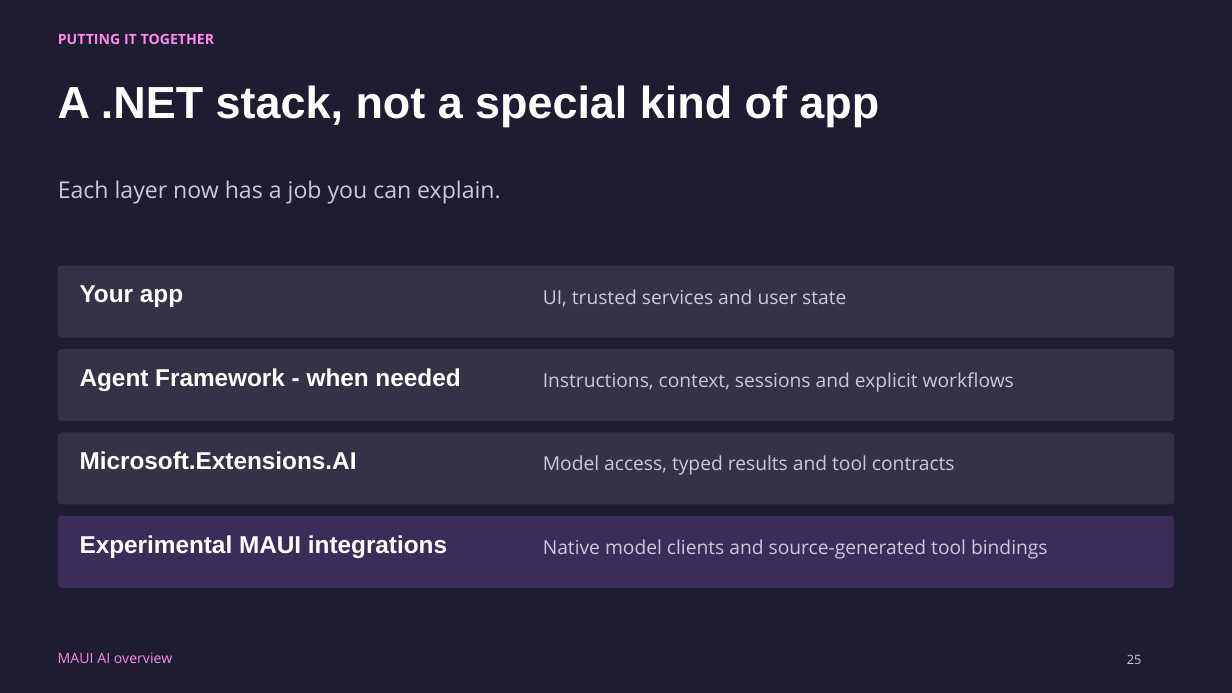
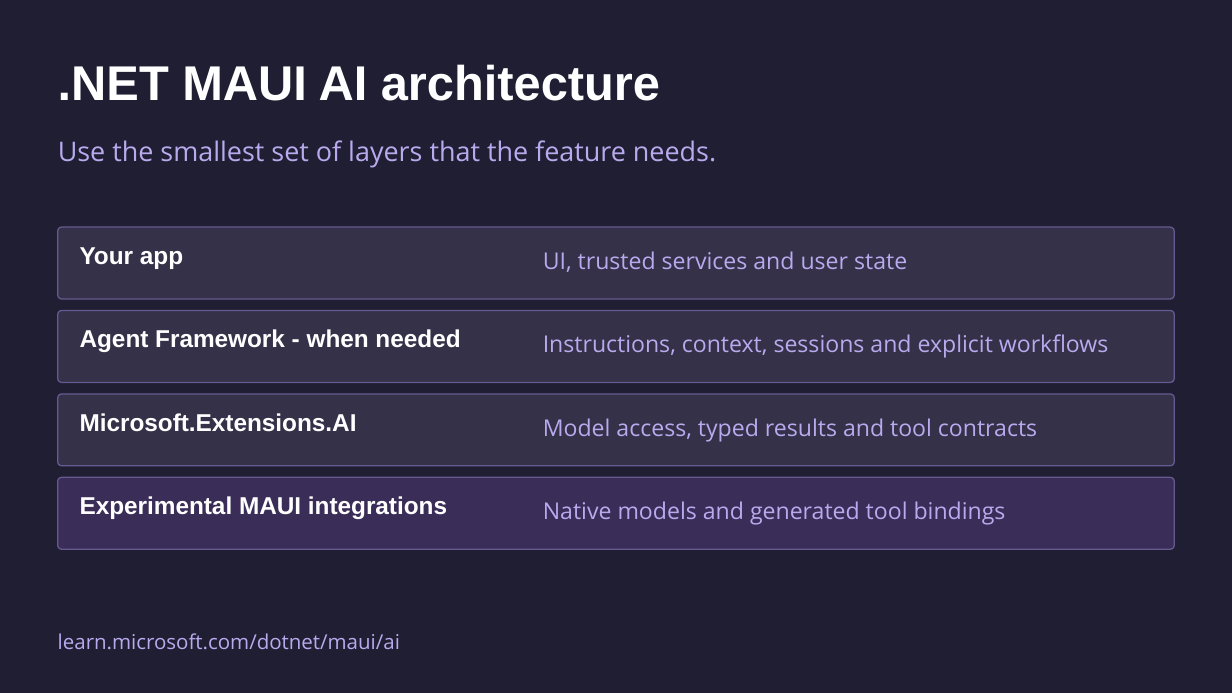
Before and after one commit to mattleibow/dotnetconf2026, a slide deck: slide 24 of slides.pptx (slide 25 before the commit). Drawn at 1232x693 pixels with LibreOffice and Linux fonts; fonts in the diff are those of the drawing. Boxes give left, top, right and bottom in pixels: in the first picture for what was removed or moved away, otherwise in the second. Text is boxed around its words. In the diff, an @@ line names an element or a change of style, - is before the commit and + after.

```diff
--- a/slides.pptx
+++ b/slides.pptx
@@ background #1E1C32 to #1F1E32 @@
@@ text removed at (58, 33, 215, 44) @@
-PUTTING IT TOGETHER
@@ text at (58, 64, 660, 101): text changed; size 35 to 38 pt @@
-A .NET stack, not a special kind of app
+.NET MAUI AI architecture
@@ text at (58, 140, 716, 168): text changed; size 18 to 21 pt; text colour #CAC7DE to #B9AAEE @@
-Each layer now has a job you can explain.
+Use the smallest set of layers that the feature needs.
@@ 7 texts, 4 rounded rectangles: place and size @@
-7 texts, 4 rounded rectangles at (57, 266, 1174, 588)
+7 texts, 4 rounded rectangles at (57, 227, 1174, 550)
@@ outline none to #665A91 1 pt in 4 elements at (57, 478, 1174, 550), (57, 227, 1174, 299), (57, 311, 1174, 383), (57, 394, 1174, 466) @@
@@ size 15 to 18 pt, text colour #CAC7DE to #B9AAEE in 3 elements at (543, 251, 907, 272), (543, 334, 1109, 358), (543, 418, 1037, 442) @@
@@ text at (543, 501, 1006, 525): text changed; size 15 to 18 pt; text colour #CAC7DE to #B9AAEE @@
-Native model clients and source-generated tool bindings
+Native models and generated tool bindings
@@ text at (58, 633, 400, 650): text changed; size 11 to 16 pt; text colour #FF89E7 to #B9AAEE @@
-MAUI AI overview
+learn.microsoft.com/dotnet/maui/ai
@@ text removed at (1127, 654, 1142, 664) @@
-25
```
Also in this commit, not shown: 26 other slides changed, 8 slides added, 6 slides removed.
